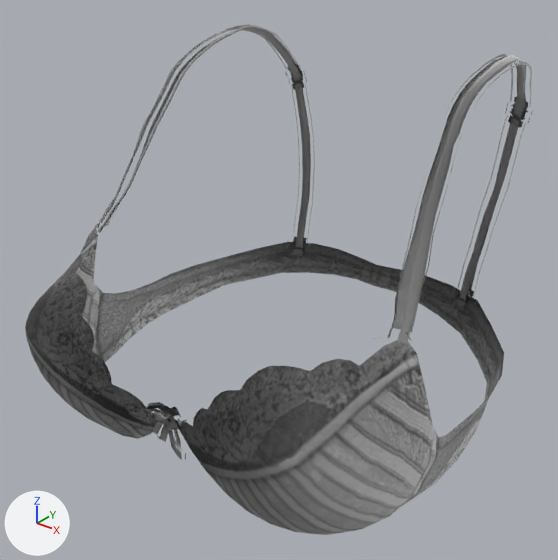
An edit to the glTF model apps/web/public/assets/3dx/clothes/underwear/3dx_f_underwear_bra.glb, drawn before and after from the same camera.
Rendered twice from a 50 mm camera at (0.277, -0.371, 1.535) aimed at (0.002, -0.027, 1.322). Every picture has the same lights, and +X, +Y and +Z are marked at lower left. The older version comes first. Vertices at exactly the same position are counted once.

Names of what the first picture shows: 'bra_1'.
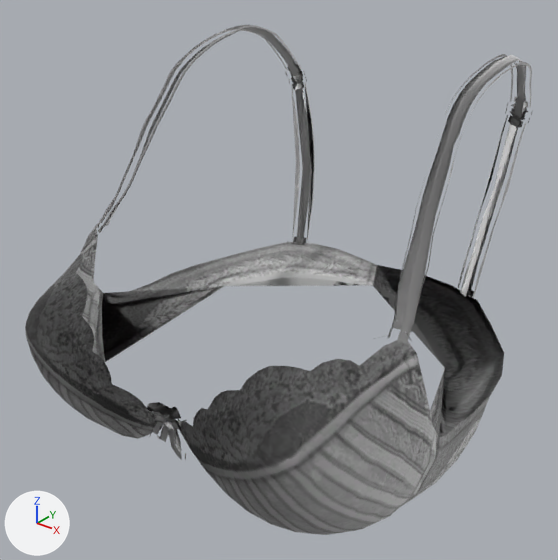
Location of each change, (x1, y1, x2, y2) in pixels of the pictures (558 x 560 px):
part 1 of me_bra_1, added: after (373, 97, 533, 437)
part 2 of me_bra_1, added: after (102, 64, 377, 362)
part 3 of me_bra_1, added: after (147, 402, 187, 460)

The change, as a list of edits to the scene's bpy script:
```text
Change me_bra_1:
    used by ob_bra_1; location = (0.0, 0.0, 0.0)
    remove me_bra_1.from_pydata(...)  # 1400 vertices, 1612 faces; spans x -0.137..0.137, y -0.15..0.113, z 1.219..1.459
    add me_bra_1.from_pydata(...)  # 1485 vertices, 2223 faces; spans x -0.137..0.137, y -0.15..0.113, z 1.219..1.459
    me_bra_1 part 1: 26 vertices added at x 0.064..0.098, y 0.027..0.113, z 1.266..1.42
    me_bra_1 part 2: 25 vertices added at x -0.098..-0.065, y 0.027..0.113, z 1.266..1.42
    me_bra_1 part 3: 22 vertices added at x -0.011..0.014, y -0.131..-0.123, z 1.25..1.275
    other edits to the shape of me_bra_1 do not show in these pictures
```
